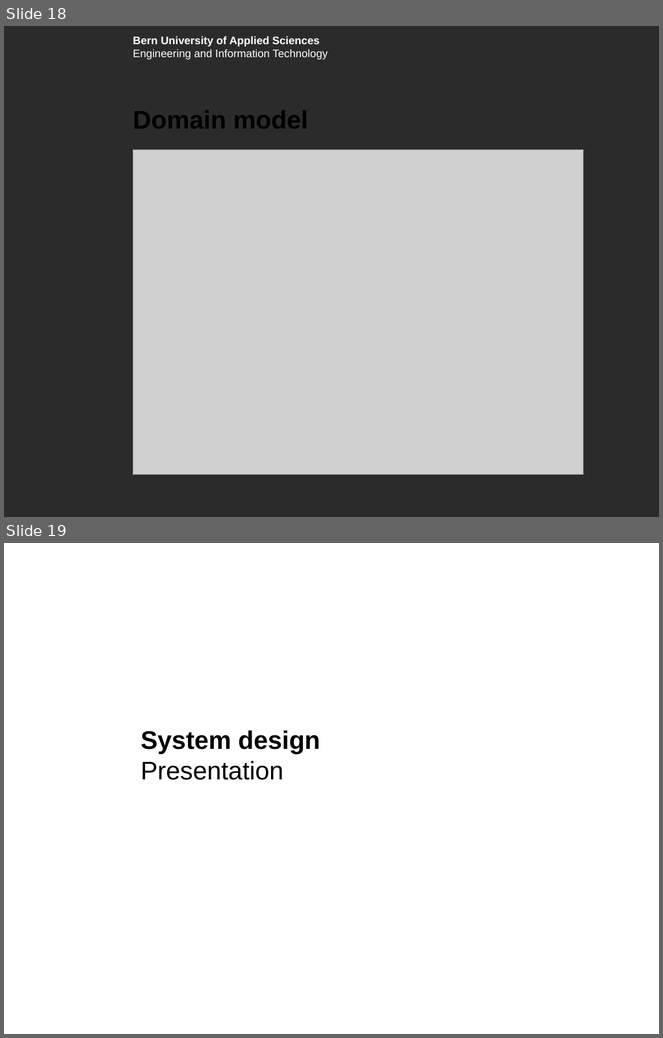
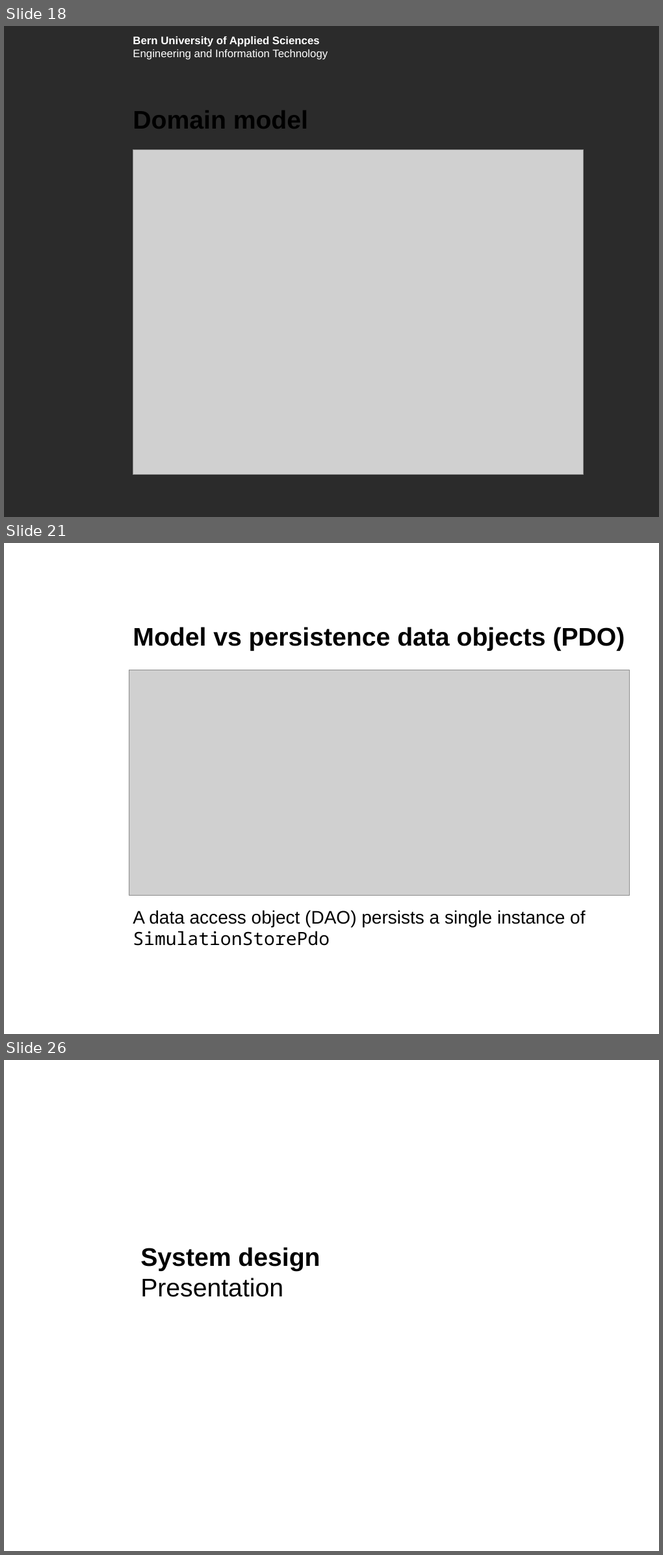
Before and after one commit to boskoop/comet-pinball, a slide deck: doc/presentation/presentation.pptx. Shown one above the other, each under a label of ours: slides 18 and 19 before the commit, slides 18, 21 and 26 after it; the slides between them are not shown. The pictures are 663x1038 and 663x1555 pixels, drawn with LibreOffice and Linux fonts; fonts in the diff are those of the drawing; grey boxes stand for pictures; background and template pictures are left out; a plain dark background stands for a picture behind light text. Boxes give left, top, right and bottom in pixels: in the first picture for what was removed or moved away, otherwise in the second. Text is boxed around its words. In the diff, an @@ line names an element or a change of style, - is before the commit and + after.

```diff
--- a/doc/presentation/presentation.pptx
+++ b/doc/presentation/presentation.pptx
@@ slide 21 added at (4, 543, 659, 1034), background picture (left out); not listed: 1 template element that a slide beside it also shows @@
@@ title added at (133, 627, 625, 651), 28 pt, text #000000, bold @@
+Model vs persistence data objects (PDO)
@@ picture added at (129, 670, 630, 895) @@
@@ text added at (133, 910, 565, 946), 20 pt, text #000000 @@
+    A data access object (DAO) persists a single instance of SimulationStorePdo
@@ what was slide 19 is now slide 26 @@
```
Also in this commit, not shown: 1 slide changed, 6 other slides added, 1 other file.
